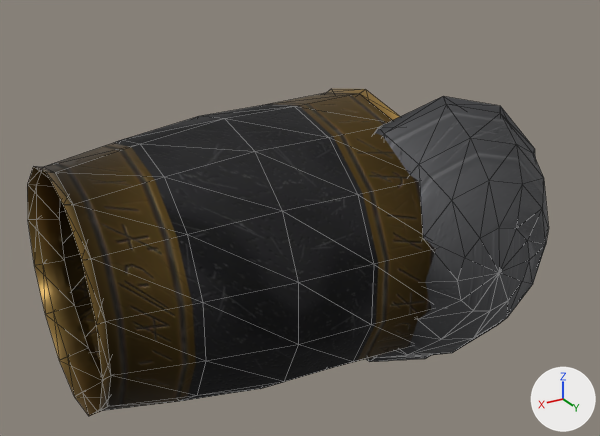
A saved change to the glTF model assets/penitent/penitent_vambrace_l.glb.
Rendered twice from a camera (50 mm lens) standing at (0.316, 0.406, 0.216) and looking at (0.078, 0.009, 0.018). The axes (+X, +Y, +Z) are drawn at lower right. The lights are the same throughout. The first picture is the older version. Mesh edges are drawn as thin lines. Vertices at exactly the same position are counted once.

Script lines for the objects in view, before the commit:
```python
ob_penitent_vambrace_l = bpy.data.objects.new('penitent_vambrace_l', me_penitent_vambrace_l)
ob_penitent_vambrace_l.location = (0.0, 0.0, 0.0)
```
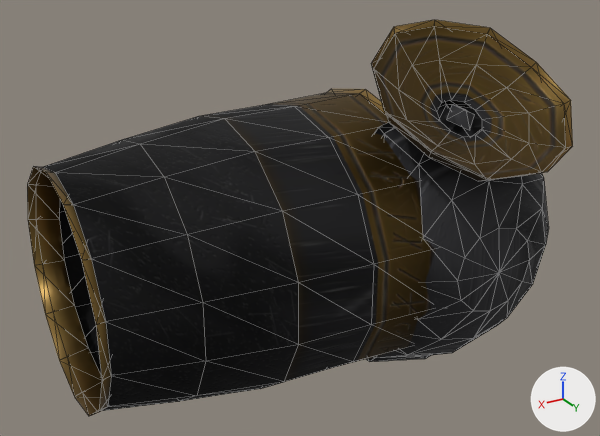
The change, as JSON lines over the scene's bpy script:
```json
{"block": "mat_penitent_steel", "where": "n2 = _N.new('ShaderNodeMix'); n2.name = 'Mix'"}
{"op": "set", "path": "n2.inputs[7].default_value", "old": "(0.15, 0.152, 0.16, 1.0)", "new": "(0.06, 0.06, 0.065, 1.0)", "note": "'B', grey #6c6d6f -> 'B', dark grey #454548"}
{"block": "me_penitent_vambrace_l", "where": "# used by ob_penitent_vambrace_l; location = (0.0, 0.0, 0.0)"}
{"block": "me_penitent_vambrace_l", "where": "# verts and faces of me_penitent_vambrace_l; kept vertices keep their numbers, new ones are numbered from 199"}
{"op": "remove", "block": "me_penitent_vambrace_l", "code": "me_penitent_vambrace_l.from_pydata(...)  # 199 vertices, 356 faces; spans x -0.09..0.223, y -0.092..0.1, z -0.09..0.09"}
{"op": "add", "block": "me_penitent_vambrace_l", "code": "me_penitent_vambrace_l.from_pydata(...)  # 259 vertices, 448 faces; spans x -0.09..0.223, y -0.092..0.122, z -0.09..0.13"}
{"block": "me_penitent_vambrace_l", "change": "me_penitent_vambrace_l part 1: a new loose piece of 55 vertices spanning x -0.057..0.063, y 0.02..0.122, z 0.061..0.13, in mat_penitent_brass"}
{"block": "me_penitent_vambrace_l", "change": "me_penitent_vambrace_l part 2"}
{"op": "add", "block": "me_penitent_vambrace_l", "code": "verts[199] = (0.002, 0.063, 0.087)  # pixel (465, 109)"}
{"op": "add", "block": "me_penitent_vambrace_l", "code": "verts[200] = (0.012, 0.059, 0.082)  # pixel (446, 119)"}
{"op": "add", "block": "me_penitent_vambrace_l", "code": "verts[201] = (0.002, 0.068, 0.077)  # pixel (469, 130)"}
{"op": "add", "block": "me_penitent_vambrace_l", "code": "verts[202] = (-0.008, 0.06, 0.082)  # pixel (474, 114)"}
{"op": "add", "block": "me_penitent_vambrace_l", "code": "verts[203] = (0.001, 0.051, 0.087)  # pixel (452, 104)"}
{"op": "add", "block": "me_penitent_vambrace_l", "code": "faces += [(199, 200, 201), (199, 201, 202), (199, 202, 203), (199, 203, 200)]  # mat_penitent_steel"}
{"block": "me_penitent_vambrace_l", "change": "me_penitent_vambrace_l part 3: 84 kept faces spanning x 0.072..0.219, y -0.09..0.084, z -0.084..0.084 get new texture (UV) coordinates"}
{"block": "me_penitent_vambrace_l", "change": "me_penitent_vambrace_l part 4: 266 kept faces spanning x -0.09..0.221, y -0.092..0.1, z -0.09..0.09 get new vertex colours"}
```

Location of each change, [x1, y1, x2, y2] in pixels of the pictures (600 x 436 px):
```json
{"object": "penitent_vambrace_l", "change": "surface changed, reshaped", "before": [27, 88, 549, 416], "after": [27, 20, 573, 416], "on screen": "21% taller"}
{"part": 1, "of": "me_penitent_vambrace_l", "change": "added", "after": [371, 20, 573, 181]}
{"part": 2, "of": "me_penitent_vambrace_l", "change": "added", "after": [447, 105, 474, 130]}
{"part": 3, "of": "me_penitent_vambrace_l", "change": "surface changed", "before": [43, 111, 373, 411], "after": [43, 111, 373, 411]}
{"part": 4, "of": "me_penitent_vambrace_l", "change": "recoloured", "before": [43, 98, 549, 411], "after": [43, 98, 549, 411]}
```
